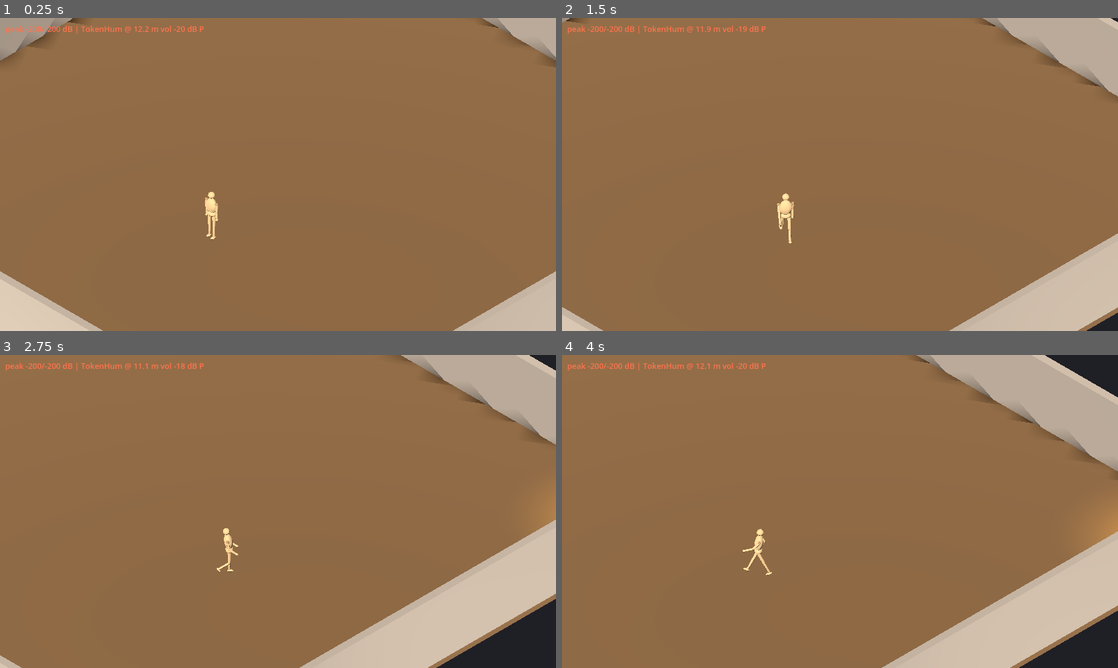
Above: before the commit, frames 1-4 (two rows, left to right).
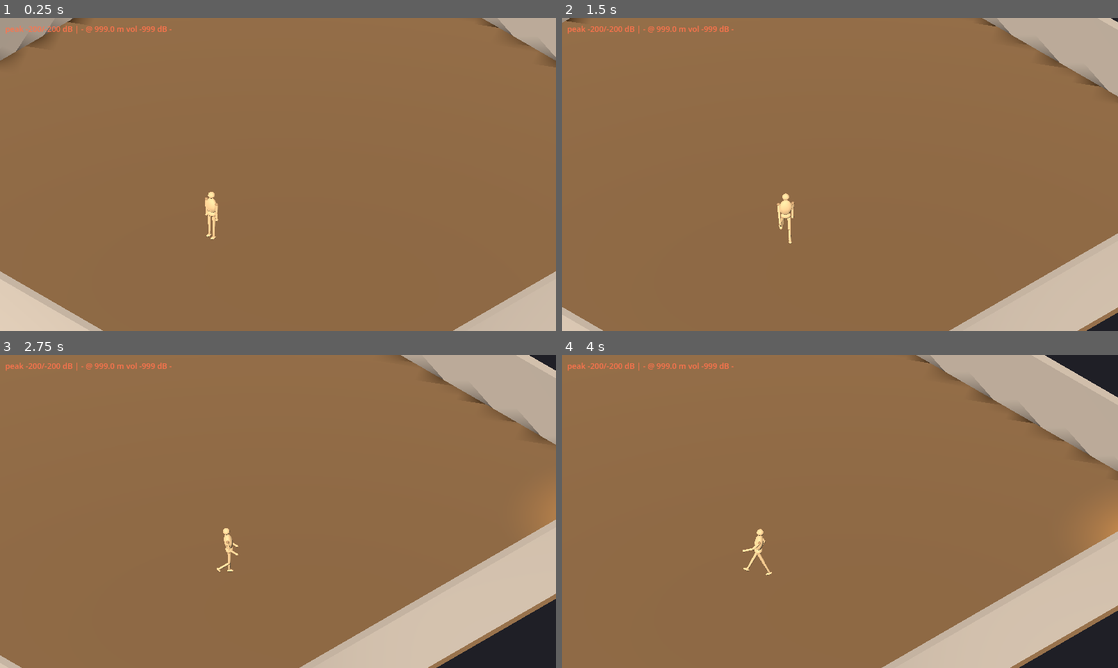
Above: after the commit, the same moments.

Repository: hieubqdsm/crime-in-clock-tower
Game: Godot game, scene res://scenes/main/Main.tscn
Same seed, same stepped clock (60 frames per second), same inputs: the game is played once before the commit and once after it.
Inputs:
- Up to frame 1 (0.25 s): no input
- Up to frame 2 (1.5 s): hold D (move_right) 0.53-1.28 s; hold Shift (fast_walk) 0.53-1.28 s; hold S (move_down) from 1.28 s (still down); tap Ctrl (sprint) at 1.35 s
- Up to frame 3 (2.75 s): release S (move_down) at 2.03 s; hold D (move_right) from 2.03 s (still down); hold Shift (fast_walk) from 2.03 s (still down)
- Up to frame 4 (4 s): release D (move_right) at 2.78 s; release Shift (fast_walk) at 2.78 s; hold W (move_up) 2.78-3.53 s; tap Ctrl (sprint) at 2.85 s; hold A (move_left) from 3.53 s (still down); hold Shift (fast_walk) from 3.53 s (still down)

The runs differ from the first frame. In frame 1, 0.2% of the frame differs, in the area x 14-37%, y 2-5%; in frame 2, 0.2%; in frame 3, 0.2%; in frame 4, 0.2%.
Error after the commit: Parse Error: Cannot infer the type of "frames" variable because the value doesn't have a set type. (res://scenes/token/sound_token.gd:38)

Commit message:
F-002 TRUE ROOT CAUSE: enabling LOOP_FORWARD left loop_end=0 -> ZERO-LENGTH loop -> zero samples mixed (playing=true, peak -200, silent everywhere). Set full loop range; regression-test asserts real range

Diff:
--- a/scenes/token/sound_token.gd
+++ b/scenes/token/sound_token.gd
@@ -30,8 +30,14 @@
 	if stream == null:
 		return
 	# Looping: the WAV importer ignores its loop params in 4.7, so enable it
-	# here (guarded one-time mutation of the shared imported stream).
+	# here — WITH an explicit full-range loop_end. THE F-002 ROOT CAUSE:
+	# imported streams carry loop_end=0, so enabling LOOP_FORWARD alone makes
+	# a ZERO-LENGTH loop (begin=0..end=0) — the mixer emits no samples while
+	# `playing` stays true (silent on every platform, peak -200 forever).
 	if stream is AudioStreamWAV and stream.loop_mode == AudioStreamWAV.LOOP_DISABLED:
+		var frames := stream.data.size() / 2 / (2 if stream.stereo else 1)
+		stream.loop_begin = 0
+		stream.loop_end = frames - 1
 		stream.loop_mode = AudioStreamWAV.LOOP_FORWARD
 	if stream is AudioStreamMP3 and not stream.loop:
 		stream.loop = true
--- a/tests/test_tokens.gd
+++ b/tests/test_tokens.gd
@@ -36,10 +36,14 @@
 		_check(audio != null and audio.stream != null, "%s has a 2D player + stream" % token.name)
 		var looping := false
 		if audio.stream is AudioStreamWAV:
-			looping = audio.stream.loop_mode == AudioStreamWAV.LOOP_FORWARD
+			# THE F-002 bug: loop enabled with loop_end=0 = zero-length loop =
+			# zero samples mixed (playing=true, peak -200). Assert a REAL range.
+			looping = (audio.stream.loop_mode == AudioStreamWAV.LOOP_FORWARD
+				and audio.stream.loop_end > audio.stream.loop_begin)
 		elif audio.stream is AudioStreamMP3:
 			looping = audio.stream.loop
-		_check(looping, "%s stream loops" % token.name)
+		_check(looping, "%s stream loops over a real range (end=%d)" % [token.name,
+			(audio.stream as AudioStreamWAV).loop_end if audio.stream is AudioStreamWAV else -1])
 		_check(audio.bus == "Master", "%s sits directly on the Master bus" % token.name)
 		_check(audio.playing, "%s is playing from scene load" % token.name)
 		streams[audio.stream.resource_path] = true
